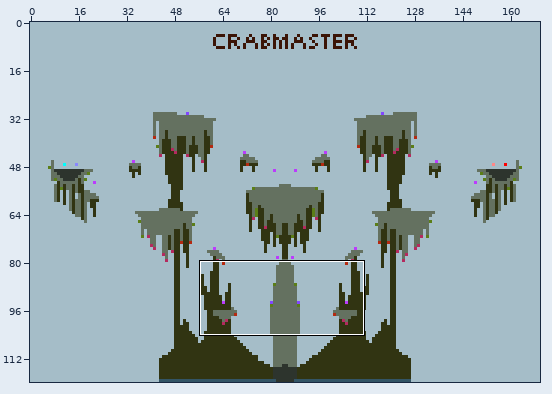
Edited in one commit: sprite sheet (Maps/floatingislands.png). The first picture is a wide view before the edit; the outline marks the close-up.
Close-up. Old version:
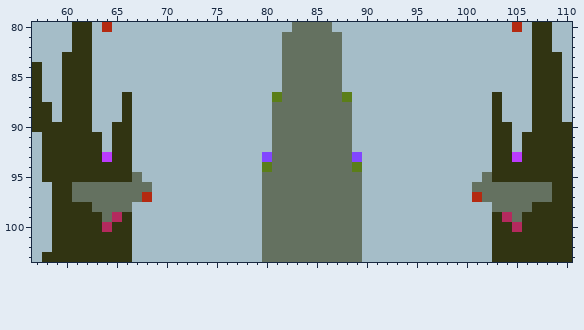
The file is 170x120 pixels. Shown: x 57..110, y 80..103. The commit also changed other parts of the picture, which this record leaves out.
After:
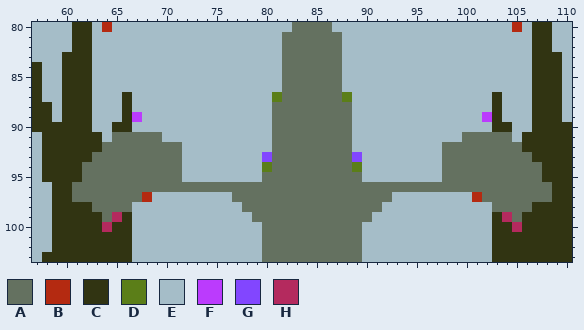
Palette (. is transparent): A #647160  B #b42a11  C #313412  D #5b7e18  E #a5bdc8  F #bb3bfd  G #8246ff  H #b42a5e
Changes in this commit:
@@ x 57..110 @@
  88 CCECCCEEECEEEEEEEEEEEEEEAAAAAAAAEEEEEEEEEEEEEECEEECCCE
- 89 CCECCCEEECEEEEEEEEEEEEEEAAAAAAAAEEEEEEEEEEEEEECEEECCCE
+ 89 CCECCCEEECFEEEEEEEEEEEEEAAAAAAAAEEEEEEEEEEEEEFCEEECCCE
  90 CCCCCCEECCEEEEEEEEEEEEEEAAAAAAAAEEEEEEEEEEEEEECCEECCCC
- 91 ECCCCCCECCEEEEEEEEEEEEEEAAAAAAAAEEEEEEEEEEEEEECCECCCCC
- 92 ECCCCCCECCEEEEEEEEEEEEEEAAAAAAAAEEEEEEEEEEEEEECCECCCCC
- 93 ECCCCCCFCCEEEEEEEEEEEEEGAAAAAAAAGEEEEEEEEEEEEECCFCCCCC
- 94 ECCCCCCCCCEEEEEEEEEEEEEDAAAAAAAADEEEEEEEEEEEEECCCCCCCC
- 95 ECCCCCCCCCAEEEEEEEEEEEEAAAAAAAAAAEEEEEEEEEEEEACCCCCCCC
- 96 EECCAAAAAAAAEEEEEEEEEEEAAAAAAAAAAEEEEEEEEEEEAAAAAAAACC
- 97 EECCAAAAAAABEEEEEEEEEEEAAAAAAAAAAEEEEEEEEEEEBAAAAAAACC
- 98 EECCCCAAAAEEEEEEEEEEEEEAAAAAAAAAAEEEEEEEEEEEEEAAAACCCC
- 99 EECCCCCAHCEEEEEEEEEEEEEAAAAAAAAAAEEEEEEEEEEEEECHACCCCC
+ 91 ECCCCCCEAAAAAEEEEEEEEEEEAAAAAAAAEEEEEEEEEEEAAAAAECCCCC
+ 92 ECCCCCCAAAAAAAAEEEEEEEEEAAAAAAAAEEEEEEEEEAAAAAAAACCCCC
+ 93 ECCCCCAAAAAAAAAEEEEEEEEGAAAAAAAAGEEEEEEEEAAAAAAAAACCCC
+ 94 ECCCCAAAAAAAAAAEEEEEEEEDAAAAAAAADEEEEEEEEAAAAAAAAAACCC
+ 95 ECCCCAAAAAAAAAAEEEEEEEEAAAAAAAAAAEEEEEEEEAAAAAAAAAACCC
+ 96 EECCAAAAAAAAAAAAAAAAAAAAAAAAAAAAAAAAAAAAAAAAAAAAAAAACC
+ 97 EECCAAAAAAABEEEEEEEEAAAAAAAAAAAAAAAAEEEEEEEEBAAAAAAACC
+ 98 EECCCCAAAAEEEEEEEEEEEAAAAAAAAAAAAAAEEEEEEEEEEEAAAACCCC
+ 99 EECCCCCAHCEEEEEEEEEEEEAAAAAAAAAAAAEEEEEEEEEEEECHACCCCC
 100 EECCCCCHCCEEEEEEEEEEEEEAAAAAAAAAAEEEEEEEEEEEEECCHCCCCC
Changed places in both close-ups, as pixel boxes (x1, y1, x2, y2):
changed: (82, 112, 262, 222)
changed: (362, 112, 542, 222)
